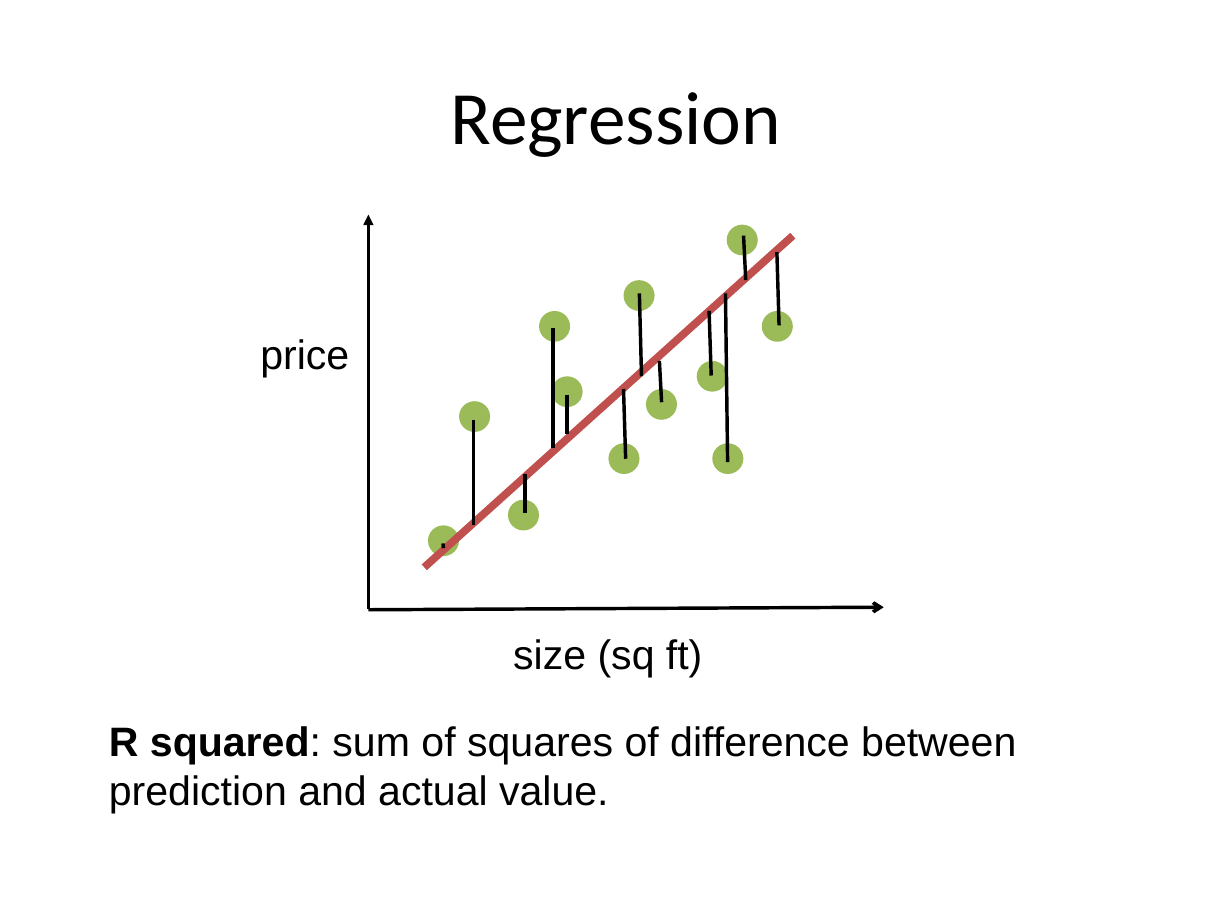
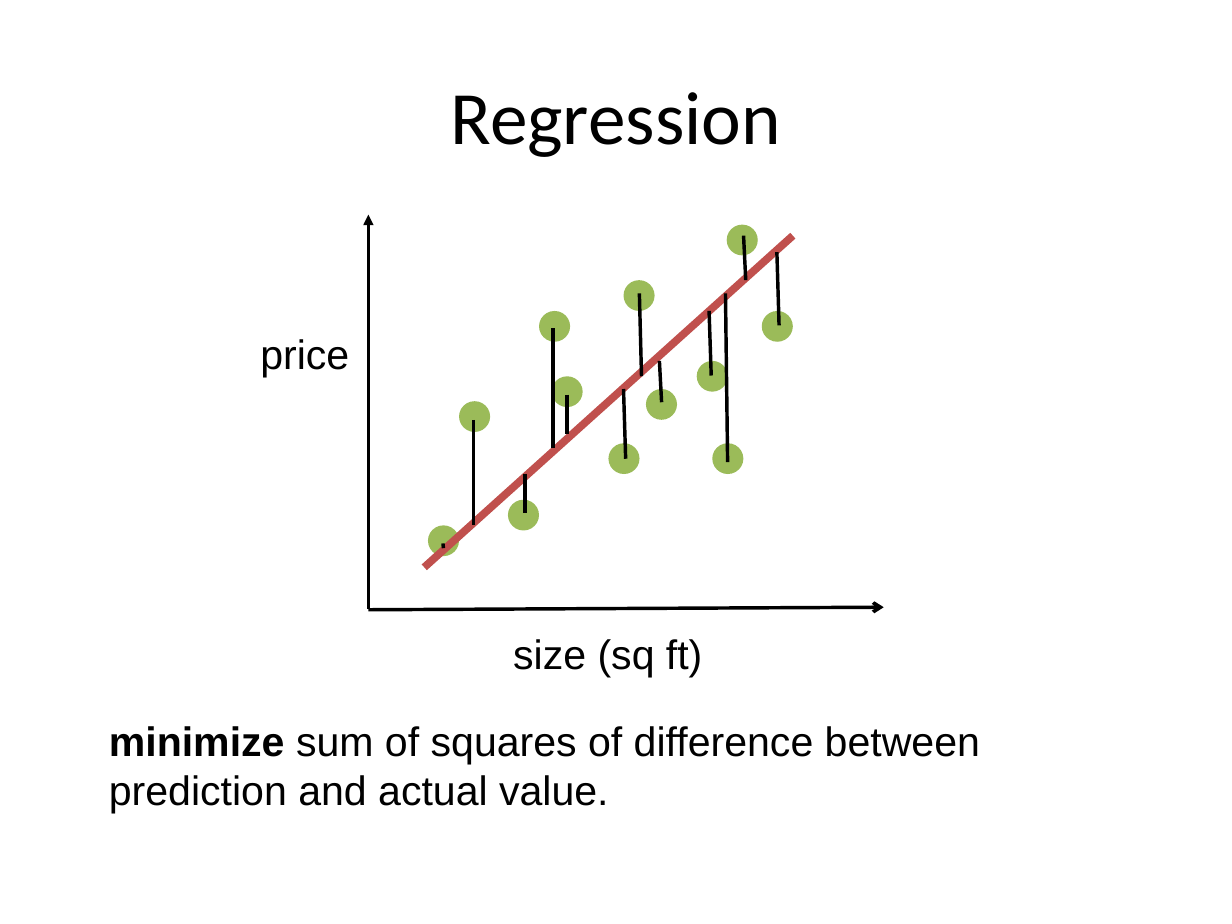
Before and after one commit to aloksharma1993/techfest-ml-tutorial, a slide deck: slide 11 of Techfest_ML.pptx. Drawn at 1232x924 pixels with LibreOffice and Linux fonts; fonts in the diff are those of the drawing. Boxes give left, top, right and bottom in pixels: in the first picture for what was removed or moved away, otherwise in the second. Text is boxed around its words. In the diff, an @@ line names an element or a change of style, - is before the commit and + after.

```diff
--- a/Techfest_ML.pptx
+++ b/Techfest_ML.pptx
@@ text at (109, 726, 980, 814): text changed @@
-R squared: sum of squares of difference between prediction and actual value.
+minimize sum of squares of difference between prediction and actual value.
```
Also in this commit, not shown: 6 other slides changed, 2 slides added.
